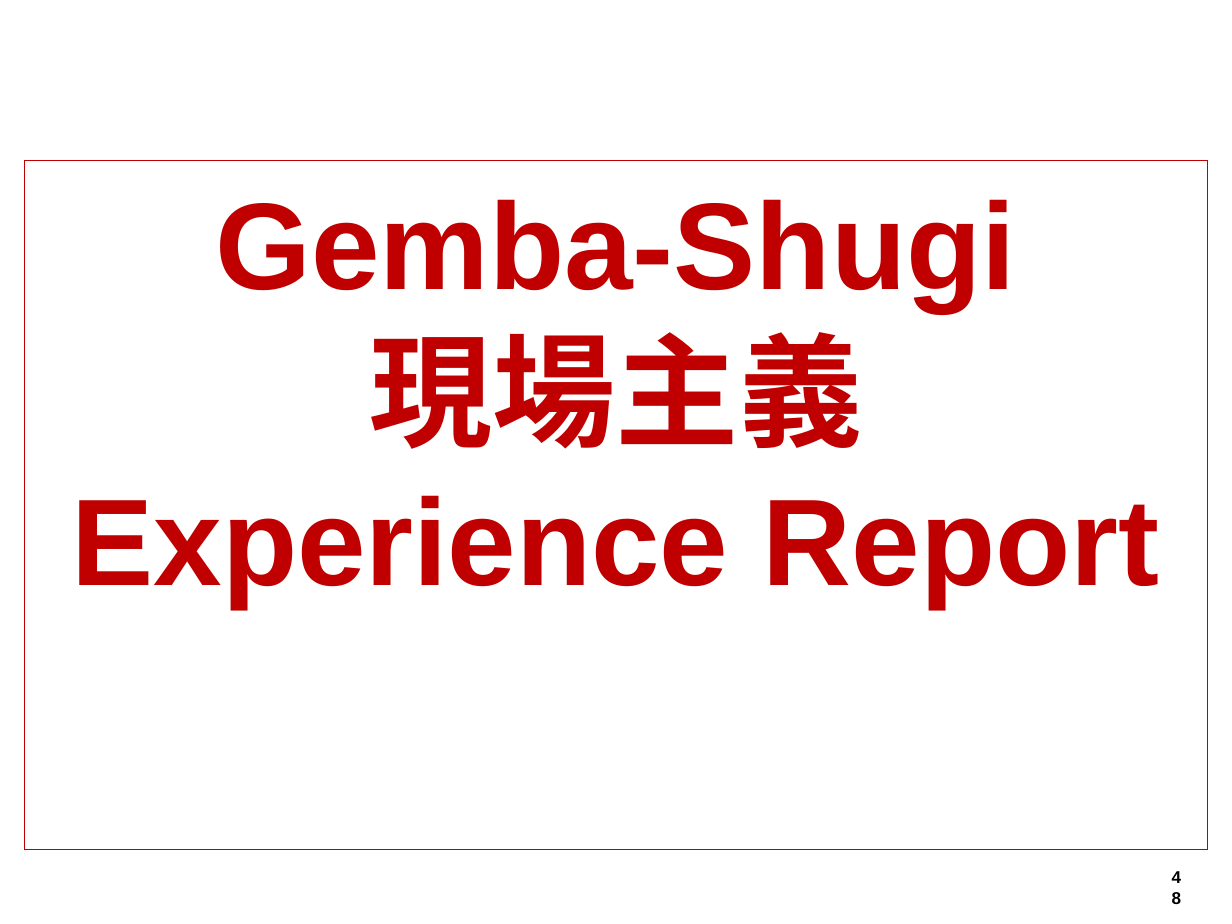
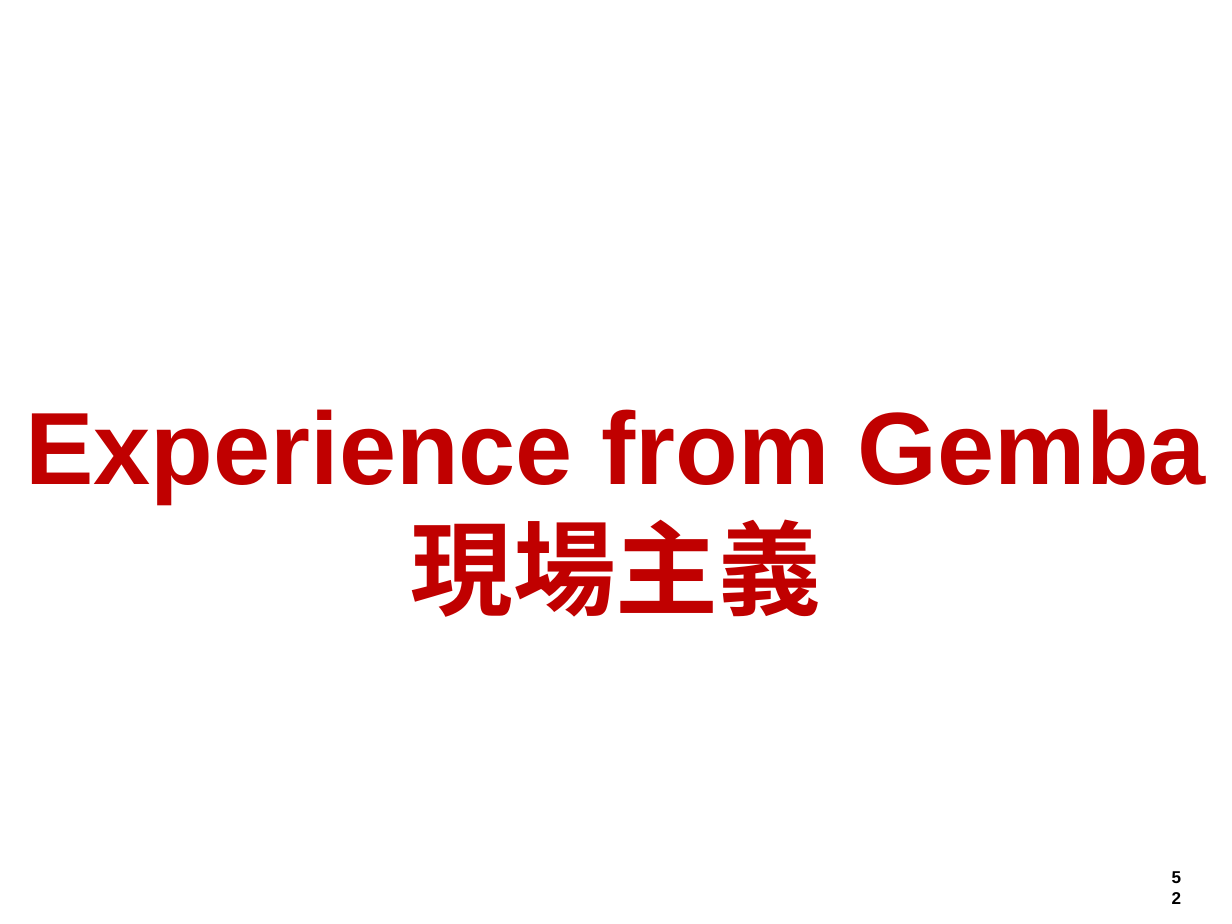
Before and after one commit to hageyahhoo/agile2014, a slide deck: slide 52 of presentations/TechnologyDrivenDevelopment.pptx (slide 48 before the commit). Drawn at 1232x924 pixels with LibreOffice and Linux fonts; fonts in the diff are those of the drawing; background and template pictures are left out. Boxes give left, top, right and bottom in pixels: in the first picture for what was removed or moved away, otherwise in the second. Text is boxed around its words. In the diff, an @@ line names an element or a change of style, - is before the commit and + after.

```diff
--- a/presentations/TechnologyDrivenDevelopment.pptx
+++ b/presentations/TechnologyDrivenDevelopment.pptx
@@ text "Experience from Gemba": place and size @@
-text "Experience from Gemba" at [25, 160, 1209, 850]
+text "Experience from Gemba" at [25, 409, 1206, 617]
@@ text "Experience from Gemba" at [25, 409, 1206, 617]: vertical alignment top to middle; outline #BF0000 0.75 pt to none @@
@@ text at [25, 409, 1206, 504]: text changed; size 72 to 60 pt @@
-Gemba-Shugi
+Experience from Gemba
@@ text at [72, 495, 1160, 607]: paragraph removed @@
-Experience Report
@@ text at [411, 519, 822, 617]: size 72 to 60 pt in "現場主義" @@
@@ page number at [1159, 861, 1194, 894]: text changed @@
-48
+52
```
Also in this commit, not shown: 4 other slides changed, 10 slides added, 5 slides removed.
